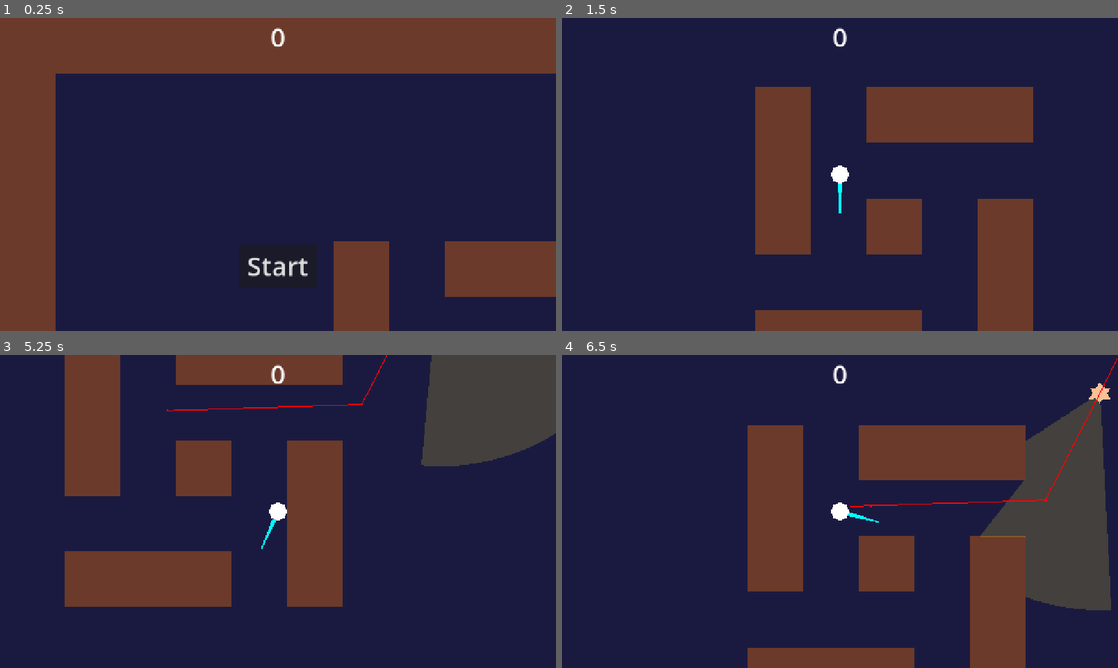
Above: before the commit, frames 1-4 (two rows, left to right).
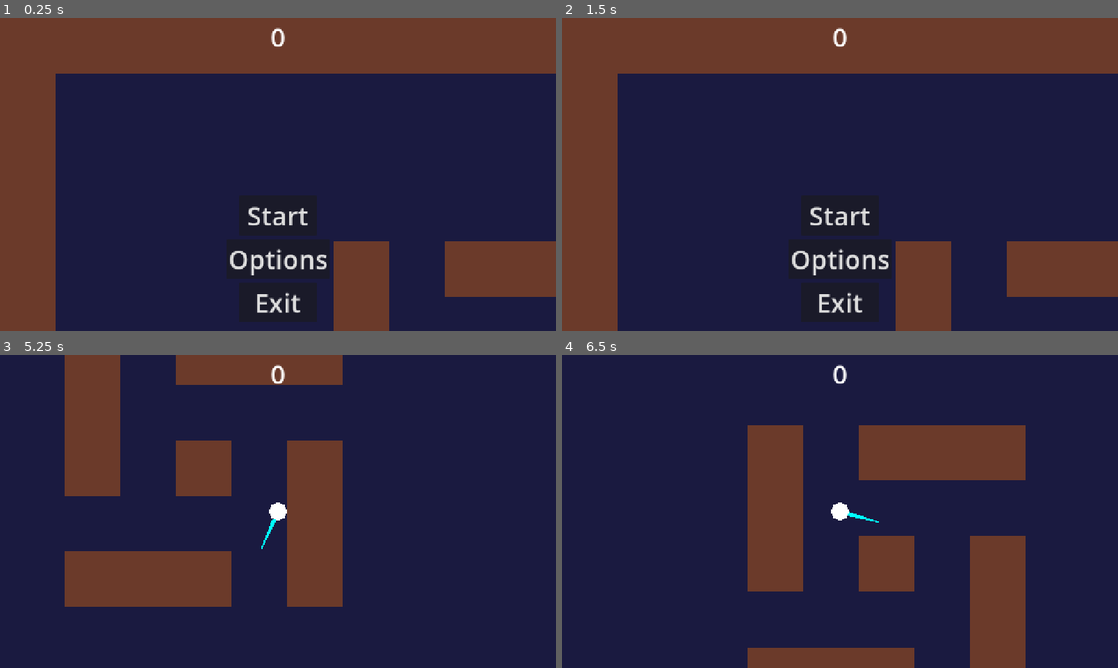
Above: after the commit, the same moments.

Repository: piotrrusak/coldcurve-vancouver
Game: Godot game, scene res://scenes/main.tscn
The game is run twice, just before and just after one commit, with the same random seed, the same clock (stepped at 60 frames per second) and the same inputs.
Inputs (mouse positions are in pixels of both pictures, inside the frame that each line leads up to):
- Up to frame 1 (0.25 s): no input
- Up to frame 2 (1.5 s): click (840, 259) at 0.5 s, where only the run after the commit has a clickable "Options"; click (840, 193) at 1.25 s, where only the run after the commit has a clickable "Back"
- Up to frame 3 (5.25 s): click (278, 552) at 2 s, where only the run after the commit has a clickable "Start"; tap Enter at 2.75 s; move the mouse to (400, 495) at 2.77 s; hold D (move_right) 2.78-3.53 s; move the mouse to (166, 527) at 3.52 s; hold S (move_down) 3.53-4.28 s; move the mouse to (333, 442) at 4.27 s; hold D (move_right) 4.28-5.03 s; tap Space at 5 s; move the mouse to (250, 574) at 5.02 s; hold W (move_up) from 5.03 s (still down)
- Up to frame 4 (6.5 s): move the mouse to (1006, 558) at 5.77 s; release W (move_up) at 5.78 s; hold A (move_left) from 5.78 s (still down)

The runs differ from the first frame. In frame 1, 1.2% of the frame differs, in the area x 41-59%, y 60-95%; in frame 2, 49%, in the area x 0-100%, y 0-100%; in frame 3, 7.7%; in frame 4, 9.8%.

Commit message:
Basic HUD (#5)

Diff:
--- a/project.godot
+++ b/project.godot
@@ -22,6 +22,10 @@
 window/size/window_width_override=480
 window/size/window_height_override=720
 window/stretch/mode="canvas_items"
+
+[editor_plugins]
+
+enabled=PackedStringArray("res://addons/godot_mcp/plugin.cfg")
 
 [input]
 
@@ -60,6 +64,10 @@
 ]
 }
 
+[autoload]
+
+GameSettings="*res://scripts/game_settings.gd"
+
 [physics]
 
 3d/physics_engine="Jolt Physics"
--- a/scenes/Chud/hud.tscn
+++ b/scenes/Chud/hud.tscn
@@ -35,17 +35,49 @@
 anchor_right = 0.5
 anchor_bottom = 1.0
 offset_left = -90.0
-offset_top = -200.0
+offset_top = -310.0
 offset_right = 90.0
-offset_bottom = -100.0
+offset_bottom = -220.0
 grow_horizontal = 2
 grow_vertical = 0
 theme_override_font_sizes/font_size = 60
 text = "Start"
+
+[node name="OptionsButton" type="Button" parent="." unique_id=204712213]
+anchors_preset = 7
+anchor_left = 0.5
+anchor_top = 1.0
+anchor_right = 0.5
+anchor_bottom = 1.0
+offset_left = -90.0
+offset_top = -210.0
+offset_right = 90.0
+offset_bottom = -120.0
+grow_horizontal = 2
+grow_vertical = 0
+theme_override_font_sizes/font_size = 60
+text = "Options"
+
+[node name="ExitButton" type="Button" parent="." unique_id=304712213]
+anchors_preset = 7
+anchor_left = 0.5
+anchor_top = 1.0
+anchor_right = 0.5
+anchor_bottom = 1.0
+offset_left = -90.0
+offset_top = -110.0
+offset_right = 90.0
+offset_bottom = -20.0
+grow_horizontal = 2
+grow_vertical = 0
+theme_override_font_sizes/font_size = 60
+text = "Exit"
 
 [node name="MessageTimer" type="Timer" parent="." unique_id=1511048636]
 wait_time = 2.0
 one_shot = true
 
 [connection signal="pressed" from="StartButton" to="." method="_on_start_button_pressed"]
+[connection signal="pressed" from="OptionsButton" to="." method="_on_options_button_pressed"]
+[connection signal="pressed" from="ExitButton" to="." method="_on_exit_button_pressed"]
 [connection signal="timeout" from="MessageTimer" to="." method="_on_message_timer_timeout"]
--- a/scenes/main.tscn
+++ b/scenes/main.tscn
@@ -58,8 +58,6 @@
 
 [node name="EnemyTimer" type="Timer" parent="." unique_id=536536802]
 wait_time = 5.0
-one_shot = true
-autostart = true
 
 [node name="StartPosition" type="Marker2D" parent="." unique_id=828276842]
 position = Vector2(963, 713)
--- /dev/null
+++ b/scenes/options/options.tscn
@@ -0,0 +1,40 @@
+[gd_scene format=3 uid="uid://b4xmoptions1sc"]
+
+[ext_resource type="Script" uid="uid://c7xmpoptions12" path="res://scripts/options/options.gd" id="1"]
+
+[node name="Options" type="CanvasLayer" unique_id=101010101]
+layer = 2
+script = ExtResource("1")
+
+[node name="Container" type="VBoxContainer" parent="."]
+anchors_preset = 8
+anchor_left = 0.5
+anchor_top = 0.5
+anchor_right = 0.5
+anchor_bottom = 0.5
+offset_left = -200.0
+offset_top = -120.0
+offset_right = 200.0
+offset_bottom = 120.0
+grow_horizontal = 2
+grow_vertical = 2
+alignment = 1
+
+[node name="BulletSpeedLabel" type="Label" parent="Container"]
+theme_override_font_sizes/font_size = 30
+text = "Bullet Speed: 1.0x"
+horizontal_alignment = 1
+
+[node name="BulletSpeedSlider" type="HSlider" parent="Container"]
+custom_minimum_size = Vector2(400, 40)
+min_value = 0.5
+max_value = 2.0
+step = 0.1
+value = 1.0
+
+[node name="BackButton" type="Button" parent="Container"]
+theme_override_font_sizes/font_size = 60
+text = "Back"
+
+[connection signal="value_changed" from="Container/BulletSpeedSlider" to="." method="_on_bullet_speed_slider_value_changed"]
+[connection signal="pressed" from="Container/BackButton" to="." method="_on_back_button_pressed"]
--- a/scripts/Chud/hud.gd
+++ b/scripts/Chud/hud.gd
@@ -2,14 +2,38 @@
 
 signal start_game
 
+const OptionsScene = preload("res://scenes/options/options.tscn")
+
 func show_game_over():
-	$StartButton.show()
+	_show_menu_buttons()
 	$GameOverLabel.show()
 
 func update_score(score):
 	$ScoreLabel.text = str(score)
 
 func _on_start_button_pressed():
-	$StartButton.hide()
+	_hide_menu_buttons()
 	$GameOverLabel.hide()
 	start_game.emit()
+
+func _show_menu_buttons():
+	$StartButton.show()
+	$OptionsButton.show()
+	$ExitButton.show()
+
+func _hide_menu_buttons():
+	$StartButton.hide()
+	$OptionsButton.hide()
+	$ExitButton.hide()
+
+func _on_options_button_pressed():
+	_hide_menu_buttons()
+	var options = OptionsScene.instantiate()
+	options.back.connect(_on_options_back)
+	get_tree().root.add_child(options)
+
+func _on_options_back():
+	_show_menu_buttons()
+
+func _on_exit_button_pressed():
+	get_tree().quit()
--- a/scripts/enemies/base_enemy.gd
+++ b/scripts/enemies/base_enemy.gd
@@ -59,7 +59,7 @@
 	var dir: Vector2 = (_state.player.global_position - global_position).normalized()
 	projectile.global_position = global_position
 	projectile.rotation = dir.angle()
-	projectile.linear_velocity = dir * projectile.base_speed
+	projectile.linear_velocity = dir * projectile.base_speed * GameSettings.bullet_speed_multiplier
 	get_parent().add_child(projectile)
 
 func _on_area_entered(area):
--- a/scripts/enemies/enemy_projectiles/projectile.gd
+++ b/scripts/enemies/enemy_projectiles/projectile.gd
@@ -3,7 +3,8 @@
 @export var base_speed = 500.0
 
 func get_projectile_speed():
-	return Vector2(randf_range(base_speed, base_speed * 1.25), 0.0)
+	var s = base_speed * GameSettings.bullet_speed_multiplier
+	return Vector2(randf_range(s, s * 1.25), 0.0)
 
 func _draw():
 	# Triangle pointing forward (+X direction), rotated by parent
--- /dev/null
+++ b/scripts/game_settings.gd
@@ -0,0 +1,4 @@
+extends Node
+
+var enemy_spawn_rate: float = 5.0
+var bullet_speed_multiplier: float = 1.0
--- a/scripts/main.gd
+++ b/scripts/main.gd
@@ -13,6 +13,8 @@
 	score = 0
 	$Player.start($StartPosition.position)
 	$HUD.update_score(score)
+	$EnemyTimer.wait_time = GameSettings.enemy_spawn_rate
+	$EnemyTimer.start()
 
 func _on_enemy_timer_timeout():
 	var enemy = enemy_scene.instantiate()
@@ -25,6 +27,3 @@
 func _on_enemy_killed():
 	score += 1
 	$HUD.update_score(score)
-
-func _on_start_timer_timeout():
-	$EnemyTimer.start()
--- /dev/null
+++ b/scripts/options/options.gd
@@ -0,0 +1,18 @@
+extends CanvasLayer
+
+signal back
+
+func _ready():
+	$Container/BulletSpeedSlider.value = GameSettings.bullet_speed_multiplier
+	_update_bullet_label(GameSettings.bullet_speed_multiplier)
+
+func _on_bullet_speed_slider_value_changed(value: float):
+	GameSettings.bullet_speed_multiplier = value
+	_update_bullet_label(value)
+
+func _update_bullet_label(value: float):
+	$Container/BulletSpeedLabel.text = "Bullet Speed: %.1fx" % value
+
+func _on_back_button_pressed():
+	back.emit()
+	queue_free()
Not shown, added: scripts/game_settings.gd.uid
Not shown, added: scripts/options/options.gd.uid
Not shown, added: .claude/CLAUDE.md
